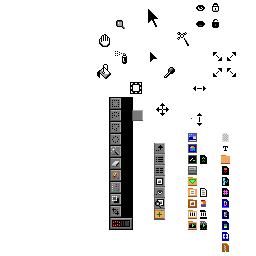
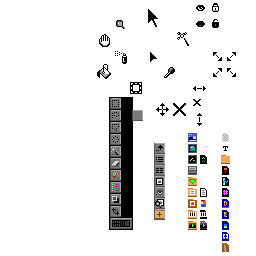
Two versions of the same layered image (256 × 256). Layer-by-layer changes:
added layer "DENY" above "Layer #1" over [173, 99, 201, 116]